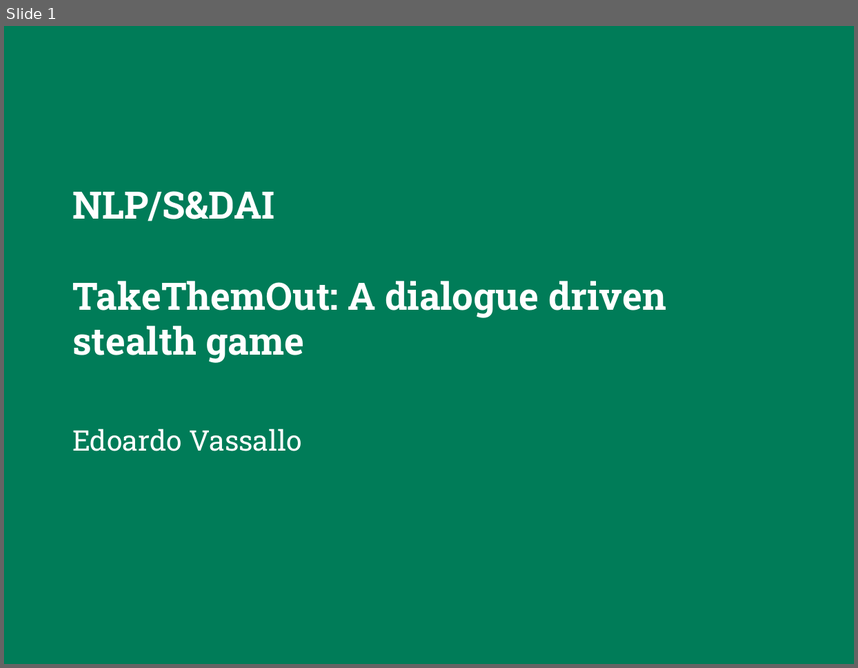
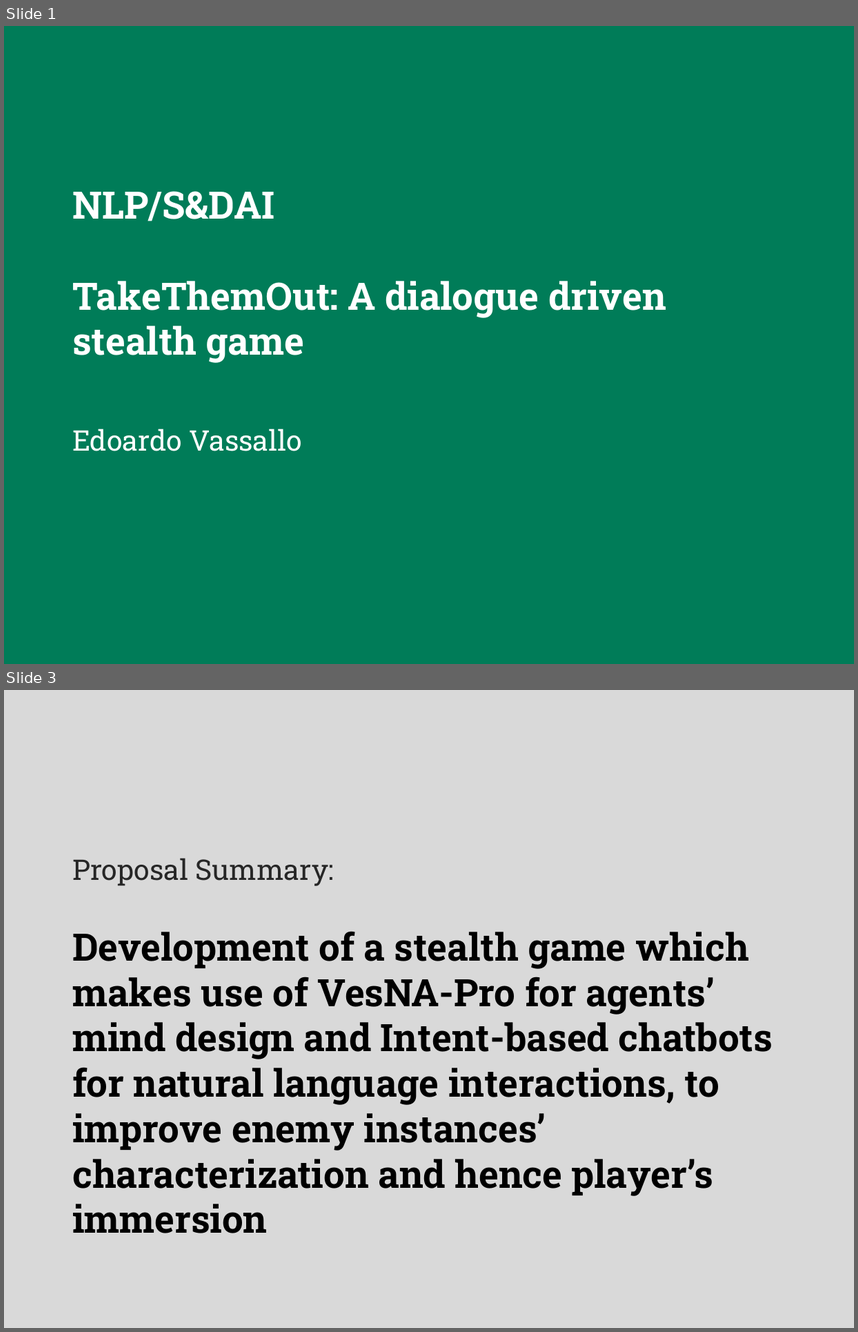
Before and after one commit to inkeaton/TakeThemOut, a slide deck: S4965918_SDAI_NLP_Slides.odp. Shown one above the other, each under a label of ours: slide 1 before the commit, slides 1 and 3 after it; the slides between them are not shown. The pictures are 858x668 and 858x1332 pixels, drawn with LibreOffice and Linux fonts; fonts in the diff are those of the drawing; background and template pictures are left out. Boxes give left, top, right and bottom in pixels: in the first picture for what was removed or moved away, otherwise in the second. Text is boxed around its words. In the diff, an @@ line names an element or a change of style, - is before the commit and + after.

```diff
--- a/S4965918_SDAI_NLP_Slides.odp
+++ b/S4965918_SDAI_NLP_Slides.odp
@@ slide 3 added at [4,690,854,1328], background #D9D9D9 @@
@@ text added at [72,858,335,886], 24 pt, text #262626 @@
+Proposal Summary:
@@ title added at [72,931,773,1233], 32 pt, text #000000, bold @@
+Development of a stealth game which makes use of VesNA-Pro for agents’ mind design and Intent-based chatbots for natural language interactions, to improve enemy instances’ characterization and hence player’s immersion
```
Also in this commit, not shown: 1 slide changed, 27 other slides added, 2 slides removed, 9 other files.
